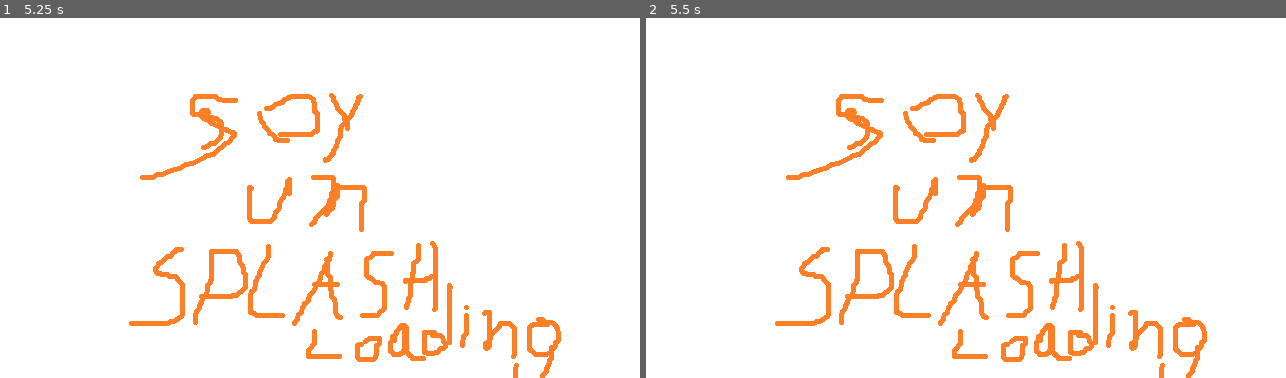
Above: before the commit, frames 1-2 (left to right).
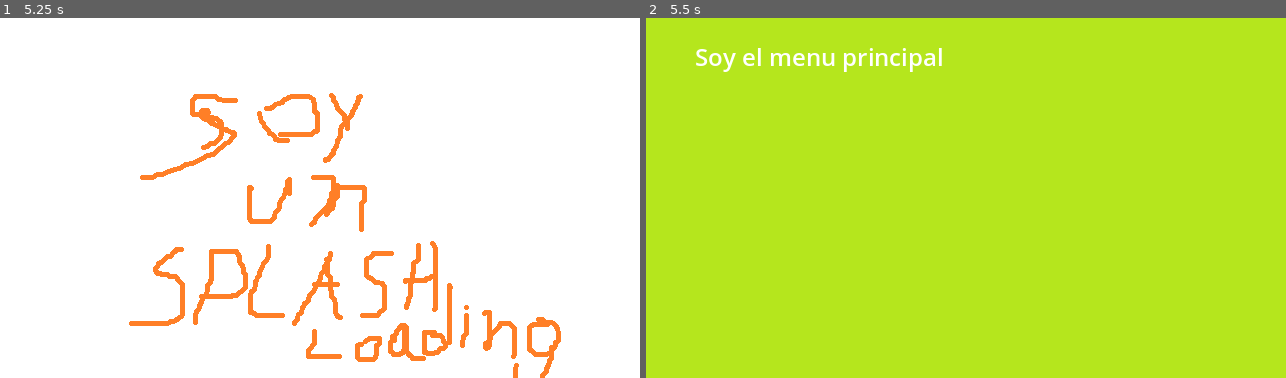
Above: after the commit, the same moments.

Repository: kevinesaa/edge-combat
Game: Godot game, scene res://loading-splash/loading_splash_scene.tscn
Two runs of this game, one before a commit and one after it. Both use one fixed random seed, a clock stepped at 60 frames per second and the inputs below.
Inputs:
- Up to frame 1 (5.25 s): tap Enter at 0.5, 2, 3.5 s; tap Space at 1.25, 2.75, 4.25 s
- Up to frame 2 (5.5 s): no input

Frame 1 is identical in both runs. In frame 2, 100% of the frame differs, in the area x 0-100%, y 0-100%.

Commit message:
change scene - splash -> main

Diff:
--- /dev/null
+++ b/_commons/scripts/ChangeSceneController.gd
@@ -0,0 +1,78 @@
+class_name ChangeSceneController
+extends Node
+
+
+var is_loading_next_scene:bool = false
+var is_next_scene_ready:bool = false
+
+@export var debug_loading:bool = false
+func debug_loading_print()->void:
+	if(debug_loading):
+		print(str("current progress loading scene: ",self.progress_loading_scene))
+
+
+@export var progress_steps_speed:float = 0.2
+@export var path_to_next_scene:String
+
+
+var progress_loading_scene:float = 0.0
+signal progressing_loading_scene_updated(new_value:float)
+signal progressing_loading_scene_completed()
+
+
+
+func _process(delta_time: float) -> void:
+
+	if(!is_loading_next_scene):
+		return
+	debug_loading_print()
+	if(self.progress_loading_scene < 1.0):
+		var value_before_update:float = self.progress_loading_scene
+		loading_status_update(delta_time)
+		if(value_before_update != self.progress_loading_scene):
+			self.progressing_loading_scene_updated.emit(self.progress_loading_scene)
+			return
+
+	if( !self.is_next_scene_ready && self.progress_loading_scene >= 1.0):
+		self.is_next_scene_ready = true
+		self.is_loading_next_scene = false
+		self.progressing_loading_scene_completed.emit()
+
+
+func load_next_scene() -> void:
+	if(!is_loading_next_scene ):
+		progress_loading_scene = 0
+		is_loading_next_scene = true
+		is_next_scene_ready = false
+		load_package_scene()
+
+
+func change_scene() -> void:
+	get_tree().change_scene_to_packed(
+		ResourceLoader.load_threaded_get(
+			path_to_next_scene
+		)
+	)
+
+func load_package_scene() -> void:
+	ResourceLoader.load_threaded_request(path_to_next_scene)
+
+func loading_status_update(delta_time:float) -> void:
+
+	var value_after_update:float = self.progress_loading_scene
+	var progress_array:Array[float]
+	var next_progress_value:float
+	ResourceLoader.load_threaded_get_status(path_to_next_scene,progress_array)
+	next_progress_value = progress_array[0]
+	if(next_progress_value != self.progress_loading_scene):
+
+		var current = lerp(self.progress_loading_scene,next_progress_value,delta_time)
+		var factor:float = 0.5
+		if (next_progress_value < 1.0 ):
+			var diff:float = 0.9 - current
+			factor = clamp(diff, 0.0, 1.0)
+
+		var value = factor * delta_time * self.progress_steps_speed
+		value_after_update = current + value
+
+	self.progress_loading_scene = clamp(value_after_update, 0.0, 1.0)
--- a/_commons/scripts/ChangeSceneLoader.gd
+++ /dev/null
@@ -1 +0,0 @@
-extends Node
--- /dev/null
+++ b/loading-splash/SplashController.gd
@@ -0,0 +1,14 @@
+extends Node
+
+@onready var change_scene_controller_node: ChangeSceneController = $changeSceneController_Node
+@onready var start_next_scene_timer: Timer = $start_next_scene_Timer
+
+func _ready() -> void:
+	start_next_scene_timer.start()
+
+func start_next_scene_load():
+	change_scene_controller_node.load_next_scene()
+
+
+func on_next_scene_is_ready_listener():
+	change_scene_controller_node.change_scene()
--- a/loading-splash/loading_splash_scene.tscn
+++ b/loading-splash/loading_splash_scene.tscn
@@ -1,8 +1,20 @@
-[gd_scene load_steps=2 format=3 uid="uid://ctpwj6rf8gbwp"]
+[gd_scene load_steps=4 format=3 uid="uid://ctpwj6rf8gbwp"]
 
+[ext_resource type="Script" uid="uid://bf1xitxf8lph4" path="res://loading-splash/SplashController.gd" id="1_bmkdo"]
 [ext_resource type="Texture2D" uid="uid://cxxnjb7teiq0u" path="res://_placeholders/splash_loading.png" id="1_r40vw"]
+[ext_resource type="Script" uid="uid://qogeq311e7v2" path="res://_commons/scripts/ChangeSceneController.gd" id="2_fimkd"]
 
 [node name="loading_splash_node_scene" type="Node2D"]
+script = ExtResource("1_bmkdo")
+
+[node name="start_next_scene_Timer" type="Timer" parent="."]
+wait_time = 3.0
+one_shot = true
+
+[node name="changeSceneController_Node" type="Node" parent="."]
+script = ExtResource("2_fimkd")
+debug_loading = true
+path_to_next_scene = "res://main-menu/main_menu_scene.tscn"
 
 [node name="CanvasLayer" type="CanvasLayer" parent="."]
 
@@ -16,3 +28,6 @@
 [node name="TextureRect" type="TextureRect" parent="CanvasLayer/CenterContainer"]
 layout_mode = 2
 texture = ExtResource("1_r40vw")
+
+[connection signal="timeout" from="start_next_scene_Timer" to="." method="start_next_scene_load"]
+[connection signal="progressing_loading_scene_completed" from="changeSceneController_Node" to="." method="on_next_scene_is_ready_listener"]
Renamed: _commons/scripts/ChangeSceneLoader.gd.uid -> _commons/scripts/ChangeSceneController.gd.uid
Not shown, added: loading-splash/SplashController.gd.uid
